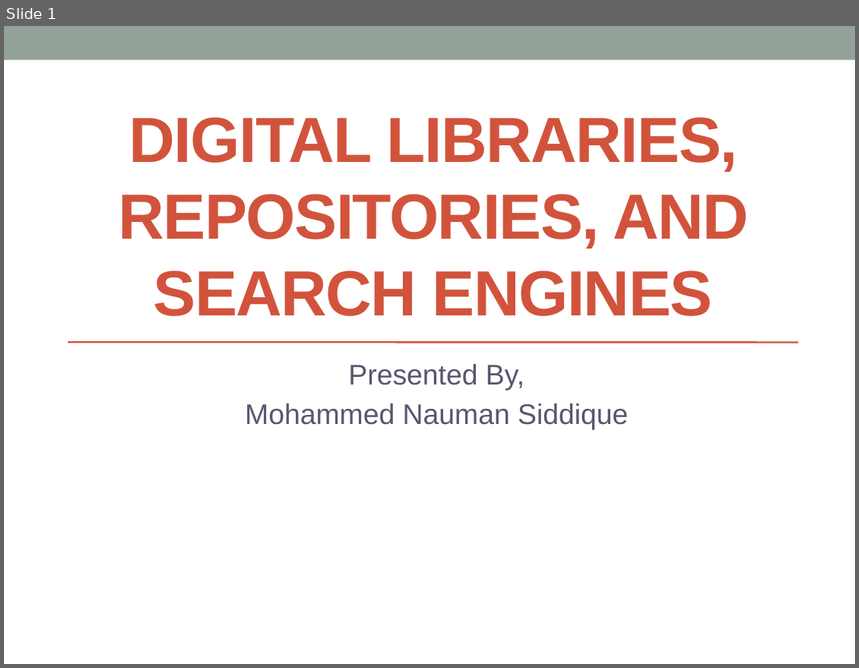
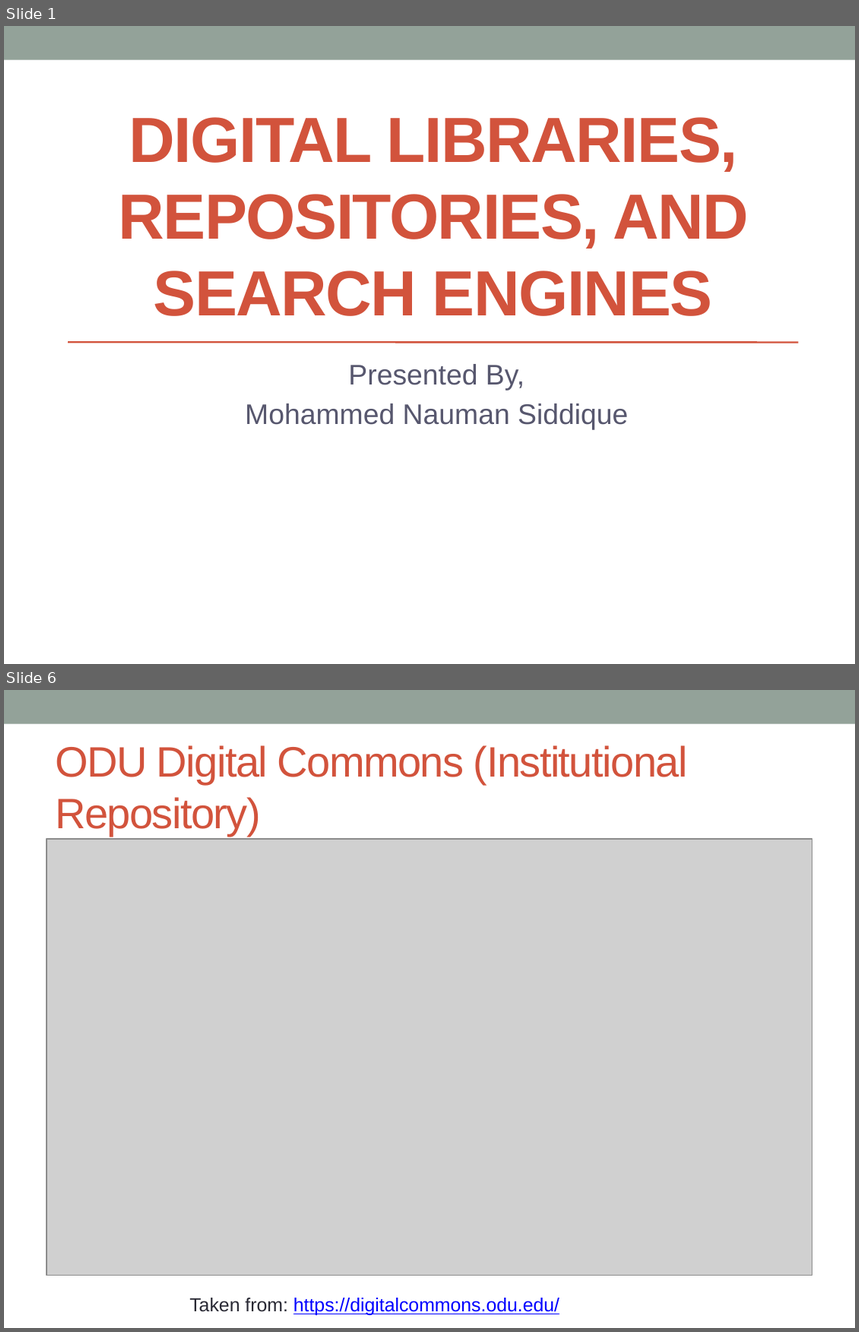
Before and after one commit to naumansiddiqui4/Mining-Scholarly-Big-Data, a slide deck: Digital libraries, repositories, and search engines.pptx. Shown one above the other, each under a label of ours: slide 1 before the commit, slides 1 and 6 after it; the slides between them are not shown. The pictures are 859x668 and 859x1332 pixels, drawn with LibreOffice and Linux fonts; fonts in the diff are those of the drawing; grey boxes stand for pictures. Boxes give left, top, right and bottom in pixels: in the first picture for what was removed or moved away, otherwise in the second. Text is boxed around its words. In the diff, an @@ line names an element or a change of style, - is before the commit and + after.

```diff
--- a/Digital libraries, repositories, and search engines.pptx
+++ b/Digital libraries, repositories, and search engines.pptx
@@ slide 6 added at [4,690,855,1328], background #FFFFFF; not listed: 1 template element that a slide beside it also shows @@
@@ title added at [55,745,688,835], 36 pt, text #D2533C @@
+ODU Digital Commons (Institutional Repository)
@@ picture added at [47,839,813,1276] @@
@@ text added at [189,1298,560,1315], 16 pt, text #0000FF, underline @@
+Taken from: https://digitalcommons.odu.edu/
```
Also in this commit, not shown: 3 slides changed, 22 other slides added, 2 slides removed.
